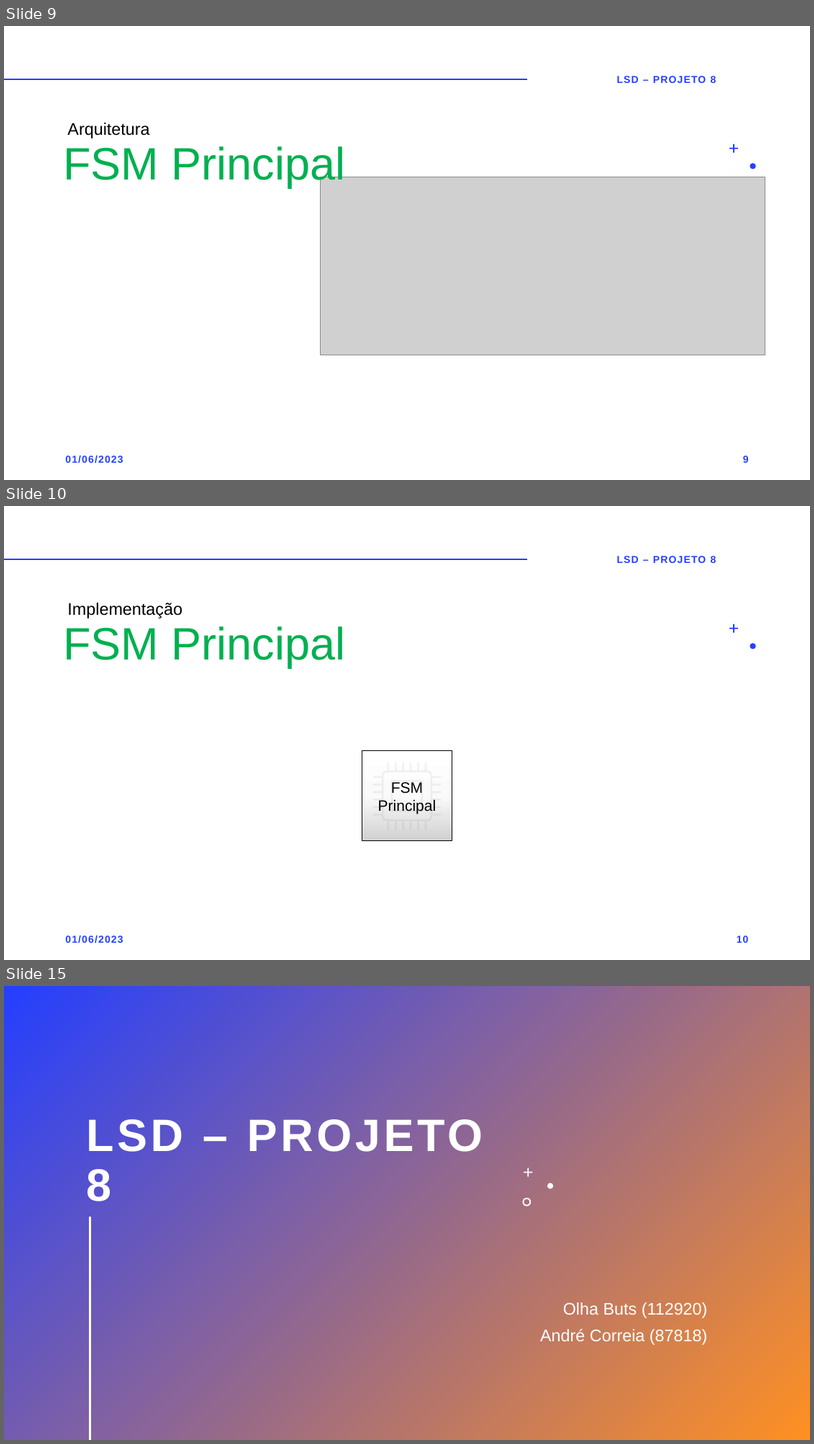
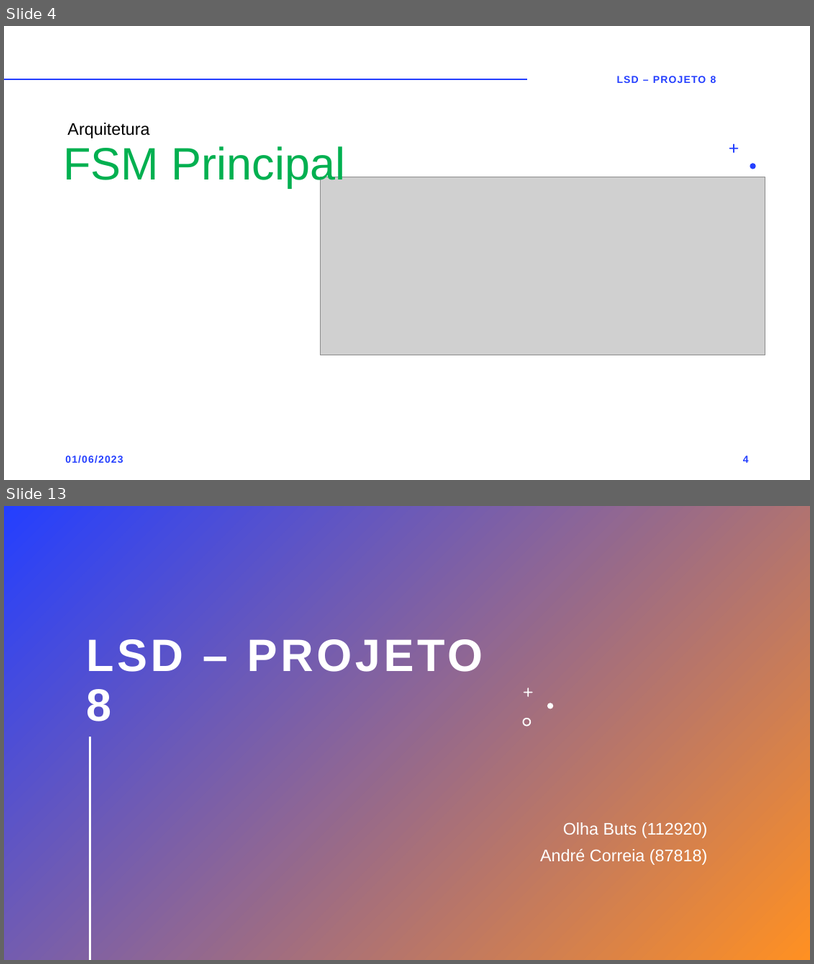
Before and after one commit to OlgaButs/LSD_Project, a slide deck: #PowerPoint_Presentation/v6.pptx. Shown one above the other, each under a label of ours: slides 9, 10 and 15 before the commit, slides 4 and 13 after it; the slides between them are not shown. The pictures are 814x1444 and 814x964 pixels, drawn with LibreOffice and Linux fonts; fonts in the diff are those of the drawing; grey boxes stand for pictures. Boxes give left, top, right and bottom in pixels: in the first picture for what was removed or moved away, otherwise in the second. Text is boxed around its words. In the diff, an @@ line names an element or a change of style, - is before the commit and + after.

```diff
--- a/#PowerPoint_Presentation/v6.pptx
+++ b/#PowerPoint_Presentation/v6.pptx
@@ slide 10 removed at bbox=[4, 506, 810, 960], background #FFFFFF; not listed: 3 template elements that a slide beside it also shows @@
@@ text removed at bbox=[617, 556, 717, 563] @@
-LSD – PROJETO 8
@@ text removed at bbox=[67, 602, 183, 618] @@
-Implementação
@@ title removed at bbox=[63, 626, 345, 667] @@
-FSM Principal
@@ rectangle removed at bbox=[362, 750, 453, 841] @@
-FSM Principal
@@ freeform shape removed at bbox=[373, 762, 441, 830] @@
@@ freeform shape removed at bbox=[391, 780, 423, 812] @@
@@ text removed at bbox=[65, 935, 123, 943] @@
-01/06/2023
@@ page number removed at bbox=[737, 935, 749, 942] @@
-10
@@ what was slide 9 is now slide 4 @@
@@ page number at bbox=[743, 455, 749, 462]: text changed @@
-9
+4
@@ what was slide 15 is now slide 13 @@
```
Also in this commit, not shown: 8 slides changed, 1 other slide removed, 2 other files.
